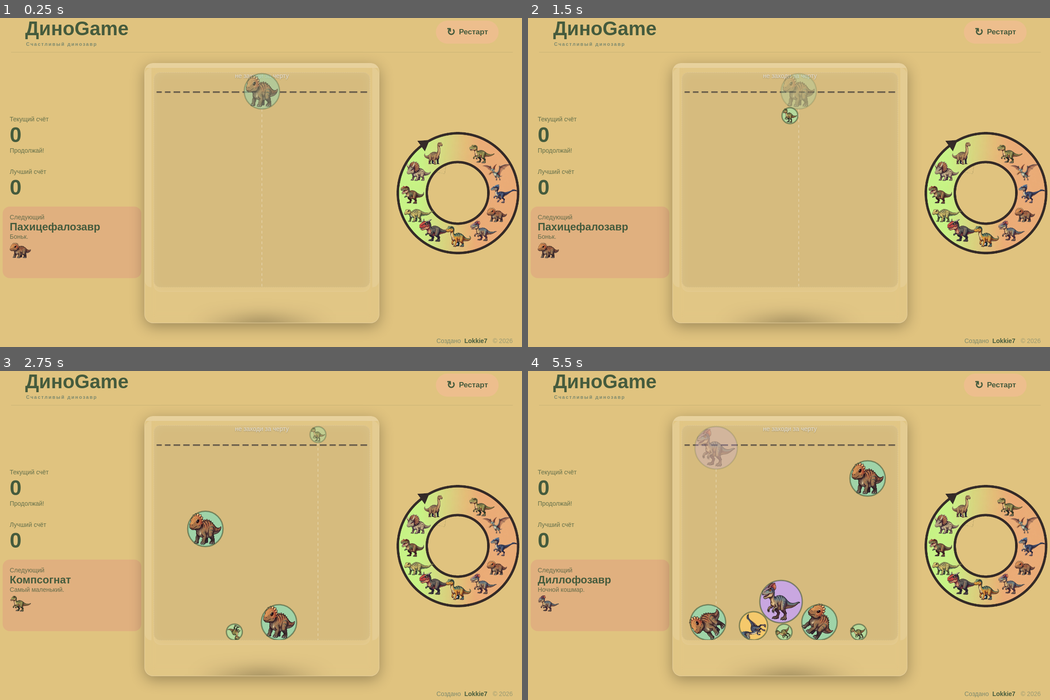
Above: before the commit, frames 1-4 (two rows, left to right).
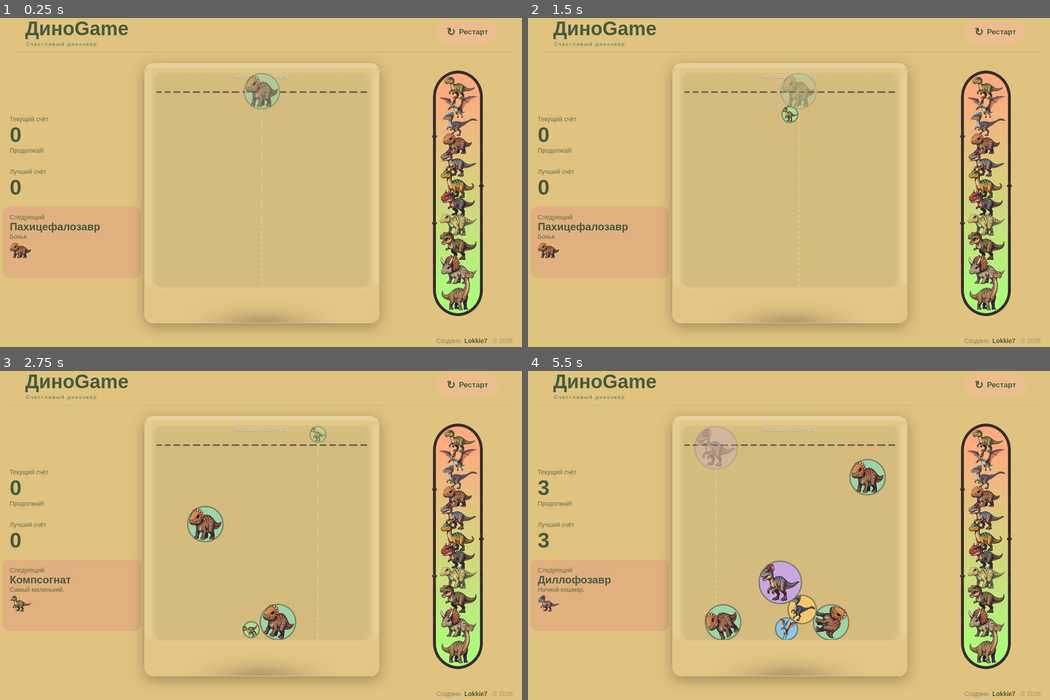
Above: after the commit, the same moments.

Repository: Lokkie7/Dino-suika-game
Game: browser game, page index.html
Same seed, same stepped clock (60 frames per second), same inputs: the game is played once before the commit and once after it.
Inputs (mouse positions are in pixels of both pictures, inside the frame that each line leads up to):
- Up to frame 1 (0.25 s): no input
- Up to frame 2 (1.5 s): click "↻ Рестарт" at 0.27 s; hold Right from 1.03 s (still down); move the mouse to (789, 202) at 1.07 s; tap Space at 1.1 s
- Up to frame 3 (2.75 s): release Right at 1.53 s; hold Left 1.58-2.15 s; tap Space at 1.6, 2.1, 2.6 s; move the mouse to (219, 512) at 1.67 s; hold Right from 2.2 s (still down); move the mouse to (302, 499) at 2.27 s
- Up to frame 4 (5.5 s): release Right at 2.87 s; move the mouse to (820, 574) at 2.87 s; hold Left 2.92-3.35 s; tap Space every 0.5 s from 3.1 to 5.1 s; hold Right 3.4-3.9 s; move the mouse to (736, 584) at 3.47 s; hold Left 3.95-4.52 s; move the mouse to (789, 489) at 4.07 s; hold Right 4.57-5.23 s; move the mouse to (856, 542) at 4.67 s; move the mouse to (726, 532) at 5.27 s; hold Left from 5.28 s (still down)

The runs differ from the first frame. In frame 1, 7.5% of the frame differs, in the area x 75-100%, y 15-91%; in frame 2, 7.6%; in frame 3, 8.8%; in frame 4, 12%, in the area x 1-100%, y 15-91%.

Commit message:
косметика

Diff:
--- a/css/styles.css
+++ b/css/styles.css
@@ -117,6 +117,10 @@
   justify-self: end;         /* прижимаем к игре */
   align-self: center;
   margin: 0;                 /* убрано margin-bottom: 48px */
+  pointer-events: none;
+  user-select: none;
+  -webkit-user-drag: none;
+  -webkit-user-select: none;
 }
 
 .current-score,
@@ -223,6 +227,8 @@
     background: rgba(0, 0, 0, 0.05);
     border-radius: 15px;
     border: 1px dashed rgba(255, 255, 255, 0.1);
+    user-select: none;
+    -webkit-user-select: none;
 }
 
 /* 4. Стеклянный ободок сверху (имитация толщины стекла) */
@@ -291,6 +297,9 @@
     width: 90%;
     height: 10px;
     pointer-events: none;
+    user-select: none;
+    -webkit-user-drag: none;
+    -webkit-user-select: none;
 }
 
 /* 10. Текст предупреждения */
@@ -304,6 +313,10 @@
     font-family: sans-serif;
     text-align: center;
     text-shadow: 0 1px 2px rgba(0,0,0,0.3);
+    pointer-events: none;
+    user-select: none;
+    -webkit-user-drag: none;
+    -webkit-user-select: none;
 }
 
 .game-clues {
@@ -316,7 +329,7 @@
 .game-clues img {
   display: block;
   max-width: 100%;
-  max-height: 100%;
+  max-height: 200%;
   object-fit: contain;
 }
 
--- a/index.html
+++ b/index.html
@@ -66,13 +66,12 @@
         <!-- Ограничитель (dotted line) -->
         <img class="dino-limit-dotted" src="images/dotted-line.png" alt="limit line">
         <div class="text-wrapper-16">не заходи за черту</div>
-
         <!-- Зона, куда падают динозавры (сюда будет смотреть Engine/Render из Matter.js) -->
         <div class="game-canvas-area"></div>
     </section>
 
     <section class="game-clues">
-        <img src="images/clue.png" alt="Подсказка">
+        <img src="images/clue2.png" alt="Подсказка">
     </section>
 
 
--- a/js/script.js
+++ b/js/script.js
@@ -192,10 +192,14 @@
   }
 
   // ================= СТЕНЫ =================
+
+//физика коробки
+
   function addWalls() {
     const options = {
       isStatic: true,
-      friction: 0.8,
+      friction: 0.1, //0.8
+      restitution: 12,
       label: 'wall'
     };
 
@@ -228,12 +232,15 @@
   function createDino(level, x, y) {
     const dino = DINOS[level];
 
-    const body = Bodies.circle(x, y, dino.r, {
-      label: 'dino',
-      restitution: 0.1,
-      friction: 0.4,
-      frictionStatic: 0.6
-    });
+//параметры физики
+
+  const body = Bodies.circle(x, y, dino.r, {
+  label: 'dino',
+  restitution: 0.25, //0.1
+  friction: 0.8, // 0.4
+  frictionStatic: 0.12, // 0.6
+  frictionAir: 0.015
+});
 
     body.dinoLevel = level;
     body.dropTime = performance.now();
Binary file added: images/clue2.png
